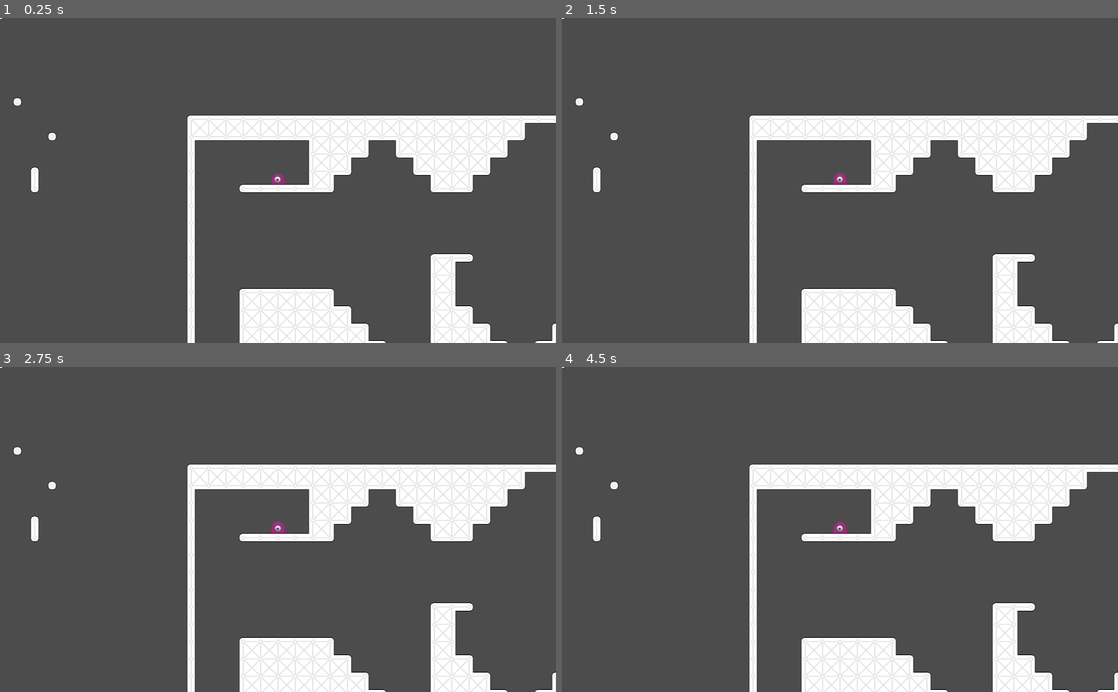
Above: before the commit, frames 1-4 (two rows, left to right).
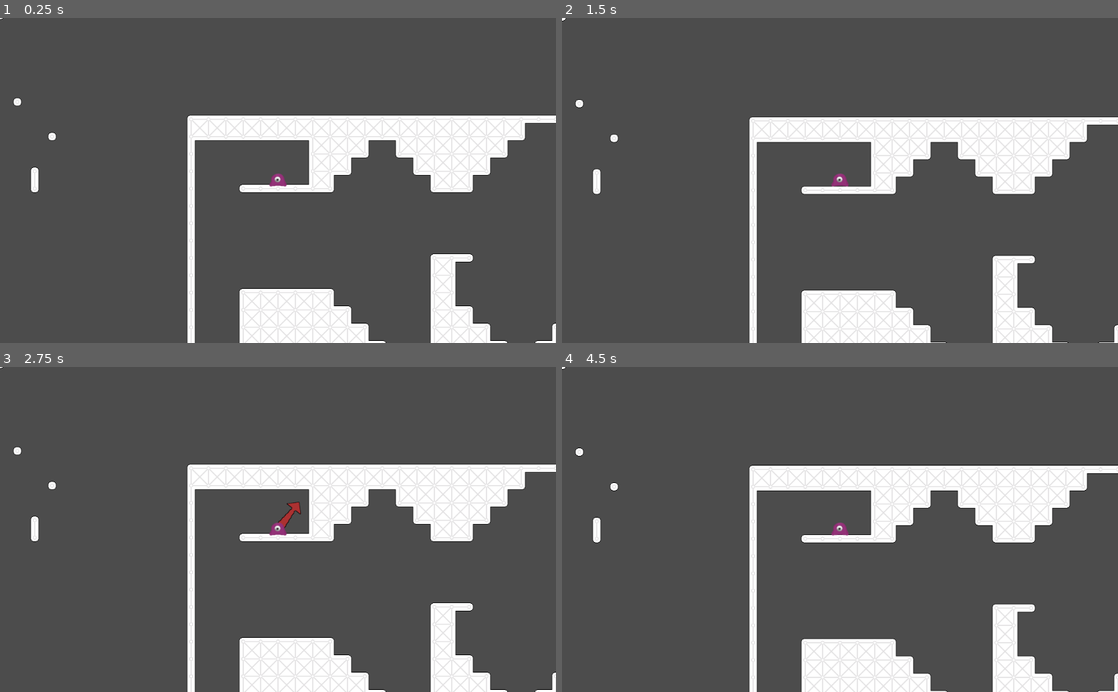
Above: after the commit, the same moments.

Repository: vinpogo/gd_Blob
Game: Godot game, scene res://World.tscn
Same seed, same stepped clock (60 frames per second), same inputs: the game is played once before the commit and once after it.
Inputs (mouse positions are in pixels of both pictures, inside the frame that each line leads up to):
- Up to frame 1 (0.25 s): no input
- Up to frame 2 (1.5 s): tap Enter at 0.5 s; move the mouse to (962, 164) at 0.52 s; press the mouse at (962, 164) at 0.53 s; tap Space at 1.25 s; move the mouse to (728, 196) at 1.27 s; release the mouse at (728, 196) at 1.28 s; click (728, 196) at 1.35 s
- Up to frame 3 (2.75 s): click (166, 545) at 1.52 s; click (166, 545) at 1.82 s; move the mouse to (333, 458) at 2.02 s; press the mouse at (333, 458) at 2.03 s
- Up to frame 4 (4.5 s): tap Enter at 2.75 s; move the mouse to (812, 594) at 2.77 s; release the mouse at (812, 594) at 2.78 s; click (812, 594) at 2.85 s; click (812, 594) at 3.02 s; click (812, 594) at 3.32 s; move the mouse to (1006, 578) at 3.52 s; press the mouse at (1006, 578) at 3.53 s; tap Space at 4.25 s; move the mouse to (673, 480) at 4.27 s; release the mouse at (673, 480) at 4.28 s; click (673, 480) at 4.35 s

The runs differ from the first frame. In frame 1, less than 0.1% of the frame differs, in the area x 48-52%, y 51-52%; in frame 2, 4.3%, in the area x 0-100%, y 0-100%; in frame 3, 0.2%; in frame 4, 3.0%.

Commit message:
refined controls

Diff:
--- /dev/null
+++ b/objects/player/Arrow.gd
@@ -0,0 +1,27 @@
+extends Sprite
+signal aim
+signal jump
+
+var isAiming = false
+
+func _ready():
+	visible = false
+	pass # Replace with function body.
+
+# Called every frame. 'delta' is the elapsed time since the previous frame.
+func _process(delta):
+	if Input.is_action_just_pressed("jump"):
+		startAim()
+	elif Input.is_action_just_released("jump"):
+		stopAim()
+	if isAiming:
+		rotation = (get_global_mouse_position() - global_position).angle() - $"..".rotation
+
+func startAim():
+	visible = true
+	isAiming = true
+	emit_signal("aim")
+func stopAim():
+	visible = false
+	isAiming = false
+	emit_signal("jump")
--- a/objects/player/Player.gd
+++ b/objects/player/Player.gd
@@ -7,6 +7,7 @@
 
 var onFloor = true
 var toBounce = false
+var isAiming = false
 
 var jump_direction = Vector2()
 var jump_count = 0
@@ -76,8 +77,13 @@
 	return velocity.normalized().dot(gravity_dir.normalized()) > 0
 
 func _process(delta):
-	velocity += (gravity_dir * GRAVITY * gravityFactor()) * delta
-	if !onFloor:
+
+	if isAiming:
+		velocity = Vector2(0,0)
+	else:
+		velocity += (gravity_dir * GRAVITY * gravityFactor()) * delta
+
+	if !(onFloor || isAiming):
 		rotation = velocity.angle() + PI/2
 	newCollide = move_and_collide(velocity)
 	if (newCollide != oldCollide):
@@ -102,9 +108,9 @@
 	gravity_dir.y = round(-newCollide.normal.y)
 	rotation = gravity_dir.angle() - PI/2
 
-func _input(event):
-	if event.is_action_pressed("jump"):
-		jumpHandler()
+#func _input(event):
+#	if event.is_action_pressed("jump"):
+#		jumpHandler()
 
 func ru_position():
 	return self.position
@@ -116,3 +122,12 @@
 func _on_BounceArea_stopBounce():
 	return
 	toBounce = false
+
+
+func _on_Arrow_jump():
+	jumpHandler()
+	isAiming = false
+
+
+func _on_Arrow_aim():
+	isAiming = true
--- a/objects/player/Player.tscn
+++ b/objects/player/Player.tscn
@@ -38,12 +38,14 @@
 [ext_resource path="res://objects/player/jump-spin/0017.png" type="Texture" id=36]
 [ext_resource path="res://objects/player/jump-spin/0018.png" type="Texture" id=37]
 [ext_resource path="res://objects/player/jump-spin/0019.png" type="Texture" id=38]
+[ext_resource path="res://gfx/arrow.png" type="Texture" id=39]
+[ext_resource path="res://objects/player/Arrow.gd" type="Script" id=40]
 
-[sub_resource type="CapsuleShape2D" id=2]
+[sub_resource type="CapsuleShape2D" id=1]
 radius = 10.2697
 height = 3.64281
 
-[sub_resource type="SpriteFrames" id=1]
+[sub_resource type="SpriteFrames" id=2]
 animations = [ {
 "frames": [ ExtResource( 2 ), ExtResource( 3 ), ExtResource( 4 ), ExtResource( 5 ), ExtResource( 6 ), ExtResource( 7 ), …(183 unchanged characters)…
 "loop": true,
@@ -67,11 +69,19 @@
 [node name="CollisionShape2D" type="CollisionShape2D" parent="."]
 position = Vector2( 0, -2 )
 rotation = 1.5708
-shape = SubResource( 2 )
+shape = SubResource( 1 )
 
 [node name="AnimatedSprite" type="AnimatedSprite" parent="."]
 scale = Vector2( 0.5, 0.5 )
-frames = SubResource( 1 )
+z_index = 1
+frames = SubResource( 2 )
 animation = "ground-jump"
-frame = 13
+frame = 10
 playing = true
+
+[node name="Arrow" type="Sprite" parent="."]
+texture = ExtResource( 39 )
+offset = Vector2( 32, 0 )
+script = ExtResource( 40 )
+[connection signal="aim" from="Arrow" to="." method="_on_Arrow_aim"]
+[connection signal="jump" from="Arrow" to="." method="_on_Arrow_jump"]
Binary file added: gfx/arrow.aseprite
Binary file added: gfx/arrow.png
Not shown, added: gfx/arrow.png.import
Not shown: 1 places in objects/player/Player.tscn that only renumber resources
